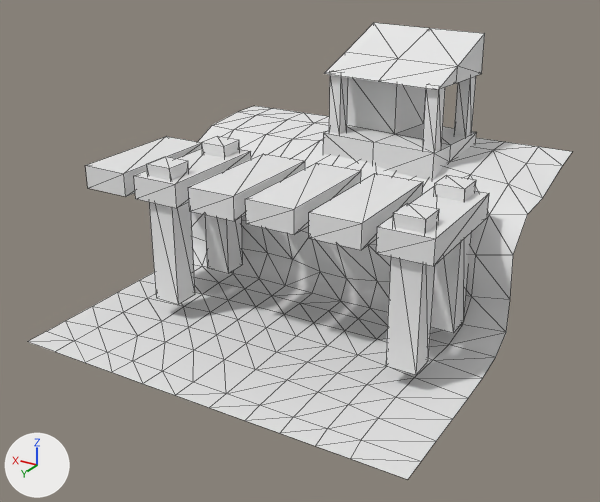
The OBJ model Project_ThirdPerson/mge_v18_student_version/assets/ThirdPerson/models/Harbour_Top_Middle.obj as it was, and as the next commit left it.
Camera for both pictures: a 50 mm lens placed at (-0.971, 1.672, 0.807), pointed at (-0.007, 0.065, 0.004). Every picture has the same lights, and +X, +Y and +Z are marked at lower left. Mesh edges are drawn as thin lines. Where no turn or scale is listed for an object, it has been applied to the vertices.

Names of what the first picture shows: 'Harbour_Top_Middle'.
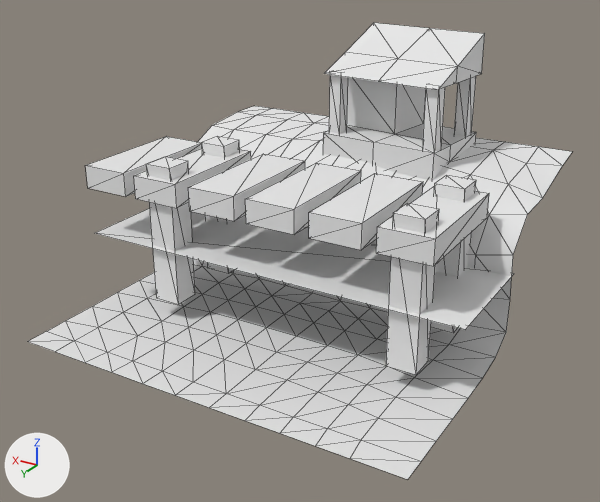
Boxes [x1, y1, x2, y2] around the edits, measured in the pictures (600 x 502 px):
```json
{"part": 1, "of": "me_harbour_top_middle", "change": "added", "after": [95, 209, 514, 330]}
```

The change, as JSON lines over the scene's bpy script:
```json
{"block": "me_harbour_top_middle", "where": "me_harbour_top_middle.from_pydata(...)  # 304 vertices, 476 faces; spans x -0.5..0.505, y -0.5..0.5, z -0.187..0.48"}
{"block": "me_harbour_top_middle", "where": "# used by ob_harbour_top_middle; location = (0.0, 0.0, 0.0)"}
{"block": "me_harbour_top_middle", "where": "# verts and faces of me_harbour_top_middle; kept vertices keep their numbers, new ones are numbered from 304"}
{"block": "me_harbour_top_middle", "change": "me_harbour_top_middle part 1"}
{"op": "add", "block": "me_harbour_top_middle", "code": "verts[304] = (-0.5, 0.246, 0.008)  # pixel (465, 329)"}
{"op": "add", "block": "me_harbour_top_middle", "code": "verts[305] = (-0.5, -0.067, 0.008)  # pixel (514, 273)"}
{"op": "add", "block": "me_harbour_top_middle", "code": "verts[306] = (0.5, 0.246, 0.008)  # pixel (94, 233)"}
{"op": "add", "block": "me_harbour_top_middle", "code": "verts[307] = (0.5, -0.067, 0.008)"}
{"op": "add", "block": "me_harbour_top_middle", "code": "faces += [(304, 305, 306), (305, 307, 306)]"}
```
